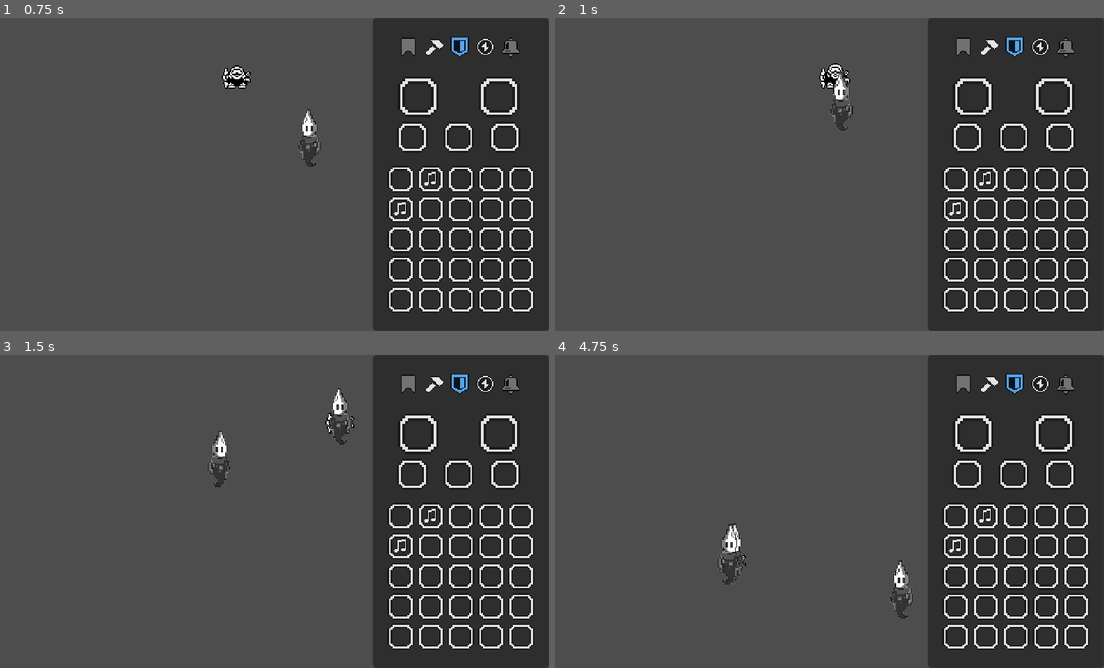
Above: before the commit, frames 1-4 (two rows, left to right).
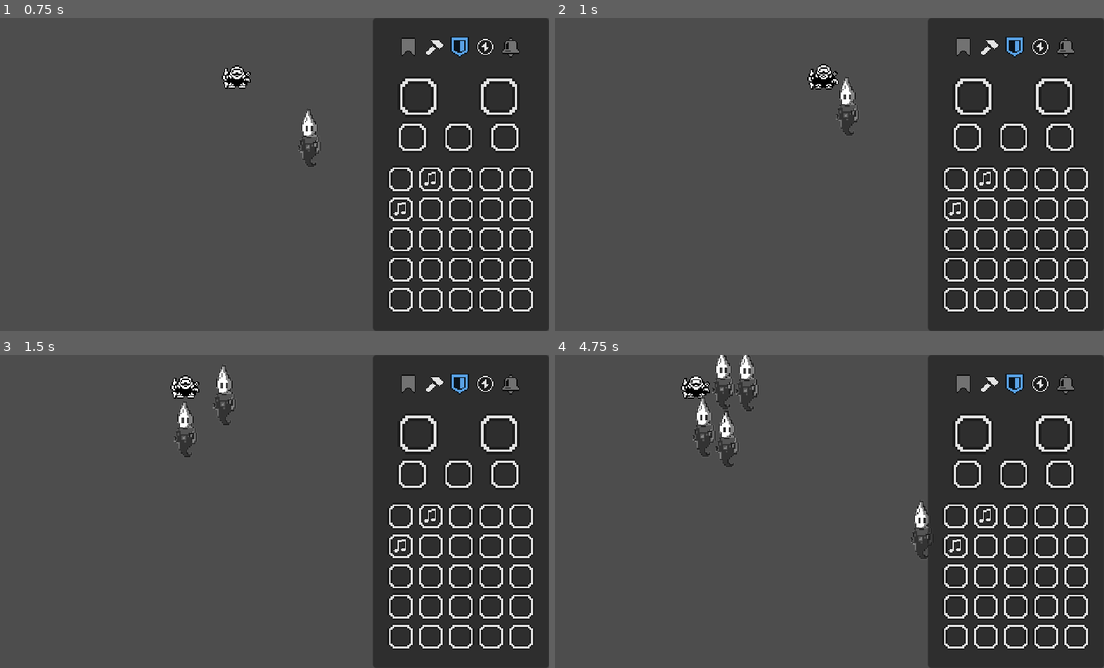
Above: after the commit, the same moments.

Repository: ReyCristian/bullet-kingdom-alchemist
Game: Godot game, scene res://escenas/node_2d.tscn
Two runs of this game, one before a commit and one after it. Both use one fixed random seed, a clock stepped at 60 frames per second and the inputs below. The engine's default icon, where the game draws it, is replaced by a stand-in: a white triangle on a blue panel in a dark square.
Inputs (mouse positions are in pixels of both pictures, inside the frame that each line leads up to):
- Up to frame 1 (0.75 s): drag from (417, 96) to (340, 161) at 0.52 s
- Up to frame 2 (1 s): no input
- Up to frame 3 (1.5 s): drag from (499, 433) to (312, 411) at 1.27 s
- Up to frame 4 (4.75 s): move the mouse to (966, 473) at 2.02 s; hold Right (ui_right) 2.03-2.75 s; click (966, 473) at 2.1 s; drag from (1016, 473) to (708, 533) at 2.77 s; drag from (1060, 473) to (747, 567) at 3.52 s; drag from (955, 514) to (653, 586) at 4.27 s

Frame 1 is identical in both runs. In frame 2, 0.8% of the frame differs, in the area x 45-56%, y 14-38%; in frame 3, 1.8%; in frame 4, 3.0%, in the area x 22-68%, y 0-85%.

Commit message:
fix / en itchio web no andaba el lector de recursos

Diff:
--- a/controladores/juego.gd
+++ b/controladores/juego.gd
@@ -1,7 +1,7 @@
 extends Node2D
 class_name ControladorJuego
 
-var lista_items :Array[Item] = []
+@export var lista_items :Array[Item] = []
 var dropeados = {}
 var intento = {}
 var monstruos_muertos = 0
@@ -15,22 +15,6 @@
 }
 
 var toast_tween: Tween = null
-
-func _ready():
-	cargar_items_desde("res://items/creados/")
-
-func cargar_items_desde(ruta: String):
-	var dir = DirAccess.open(ruta)
-	if dir:
-		dir.list_dir_begin()
-		var file_name = dir.get_next()
-		while file_name != "":
-			if file_name.ends_with(".tres"):
-				var recurso = load(ruta + file_name)
-				if recurso is Item:  # Aseguramos que sea del tipo correcto
-					lista_items.append(recurso)
-			file_name = dir.get_next()
-		dir.list_dir_end()
 
 func _on_child_entered_tree(node: Node) -> void:
 	if node is Enemigo:
--- a/escenas/node_2d.tscn
+++ b/escenas/node_2d.tscn
@@ -1,9 +1,12 @@
-[gd_scene load_steps=8 format=3 uid="uid://b1dnbkiooiby2"]
+[gd_scene load_steps=11 format=3 uid="uid://b1dnbkiooiby2"]
 
 [ext_resource type="Script" path="res://controladores/juego.gd" id="1_c4lb7"]
 [ext_resource type="PackedScene" uid="uid://doysd4cyg6o44" path="res://personajes/heroe.tscn" id="1_n280o"]
+[ext_resource type="Script" path="res://items/item.gd" id="2_rhn6v"]
+[ext_resource type="Resource" uid="uid://jpqckp0hai7" path="res://items/creados/chapita.tres" id="3_21ll1"]
 [ext_resource type="PackedScene" uid="uid://c4v6prg73mrmh" path="res://controladores/spawn_enemigo.tscn" id="3_882qa"]
 [ext_resource type="PackedScene" uid="uid://ciu0tmh8n58fi" path="res://ui/deidad.tscn" id="4_mkdev"]
+[ext_resource type="Resource" uid="uid://cjgrqd1i3jkbx" path="res://items/creados/gun.tres" id="4_yovf3"]
 [ext_resource type="Script" path="res://contenedores/items_sueltos.gd" id="5_bgjbg"]
 [ext_resource type="FontFile" uid="uid://cqiu5nyi5bygj" path="res://ui/fuente/Mojang-Regular.ttf" id="6_mhtco"]
 
@@ -13,6 +16,7 @@
 [node name="Juego" type="Node2D"]
 process_mode = 3
 script = ExtResource("1_c4lb7")
+lista_items = Array[ExtResource("2_rhn6v")]([ExtResource("3_21ll1"), ExtResource("4_yovf3")])
 
 [node name="Personaje" parent="." instance=ExtResource("1_n280o")]
 position = Vector2(99, 45)
@@ -23,6 +27,7 @@
 [node name="StaticBody2D" type="StaticBody2D" parent="."]
 position = Vector2(203, 141)
 scale = Vector2(-1.09264, -2.87221)
+collision_layer = 4
 metadata/_edit_group_ = true
 
 [node name="CollisionShape2D" type="CollisionShape2D" parent="StaticBody2D"]
@@ -32,6 +37,7 @@
 [node name="StaticBody2D2" type="StaticBody2D" parent="."]
 position = Vector2(566, -13)
 scale = Vector2(-1.06203, -2.7403)
+collision_layer = 4
 metadata/_edit_group_ = true
 
 [node name="CollisionShape2D" type="CollisionShape2D" parent="StaticBody2D2"]
@@ -42,6 +48,7 @@
 position = Vector2(123, 201)
 rotation = 1.55851
 scale = Vector2(-1.04117, 5.15565)
+collision_layer = 4
 metadata/_edit_group_ = true
 
 [node name="CollisionShape2D" type="CollisionShape2D" parent="StaticBody2D3"]
@@ -52,6 +59,7 @@
 position = Vector2(372, 508)
 rotation = -1.57178
 scale = Vector2(1.07005, 6.37004)
+collision_layer = 4
 metadata/_edit_group_ = true
 
 [node name="CollisionShape2D" type="CollisionShape2D" parent="StaticBody2D4"]
@@ -77,4 +85,5 @@
 theme_override_fonts/font = ExtResource("6_mhtco")
 theme_override_font_sizes/font_size = 8
 
+[connection signal="child_entered_tree" from="Area2D" to="." method="_on_child_entered_tree"]
 [connection signal="tomar_item" from="ContenedorItemsSueltos" to="." method="tomar_item"]
--- a/personajes/enemigo.tscn
+++ b/personajes/enemigo.tscn
@@ -43,7 +43,7 @@
 "times": PackedFloat32Array(0),
 "transitions": PackedFloat32Array(1),
 "update": 0,
-"values": [Vector2(0.272059, 0.272059)]
+"values": [Vector2(0.735294, 0.735294)]
 }
 tracks/1/type = "value"
 tracks/1/imported = false
@@ -55,7 +55,7 @@
 "times": PackedFloat32Array(0),
 "transitions": PackedFloat32Array(1),
 "update": 0,
-"values": [Vector2(0, 1)]
+"values": [Vector2(0, 0)]
 }
 
 [sub_resource type="Animation" id="Animation_1xlmt"]
@@ -125,7 +125,12 @@
 "izquierda": SubResource("Animation_syce7")
 }
 
+[sub_resource type="CapsuleShape2D" id="CapsuleShape2D_8tcxp"]
+height = 50.0
+
 [node name="Enemigo" groups=["enemigo"] instance=ExtResource("1_q0yw8")]
+collision_layer = 2
+collision_mask = 3
 script = ExtResource("2_pncuf")
 
 [node name="AnimatedSprite2D2" type="AnimatedSprite2D" parent="." index="0"]
@@ -143,8 +148,7 @@
 shape = SubResource("RectangleShape2D_7ubm1")
 
 [node name="FantomElemental" type="Sprite2D" parent="." index="2"]
-position = Vector2(0, 1)
-scale = Vector2(0.272059, 0.272059)
+scale = Vector2(0.735294, 0.735294)
 texture = ExtResource("7_7l4c0")
 
 [node name="AnimationPlayer" type="AnimationPlayer" parent="." index="3"]
@@ -152,4 +156,7 @@
 "": SubResource("AnimationLibrary_krs7q")
 }
 
+[node name="CollisionShape2D" type="CollisionShape2D" parent="." index="4"]
+shape = SubResource("CapsuleShape2D_8tcxp")
+
 [connection signal="area_entered" from="Area2D2" to="." method="_on_area_2d_area_entered"]
--- a/personajes/heroe.tscn
+++ b/personajes/heroe.tscn
@@ -30,6 +30,7 @@
 size = Vector2(24.4756, 22.1365)
 
 [node name="Personaje" groups=["personaje"] instance=ExtResource("1_xxla1")]
+collision_mask = 7
 
 [node name="AnimatedSprite2D" type="AnimatedSprite2D" parent="." index="0"]
 sprite_frames = SubResource("SpriteFrames_0iqpg")
--- a/scripts/spawn_enemigo.tscn
+++ /dev/null
@@ -1,15 +0,0 @@
-[gd_scene load_steps=3 format=3 uid="uid://c4v6prg73mrmh"]
-
-[ext_resource type="Script" path="res://controladores/spawn_enemigo.gd" id="1_ktqxg"]
-
-[sub_resource type="CircleShape2D" id="CircleShape2D_57v1t"]
-
-[node name="Area2D" type="Area2D"]
-script = ExtResource("1_ktqxg")
-
-[node name="CollisionShape2D" type="CollisionShape2D" parent="."]
-shape = SubResource("CircleShape2D_57v1t")
-
-[node name="Timer" type="Timer" parent="."]
-
-[connection signal="timeout" from="Timer" to="." method="_on_timer_timeout"]
Not shown: 1 places in items/creados/gun.tres that only renumber resources
Not shown: 1 places in personajes/enemigo.tscn that only renumber resources
